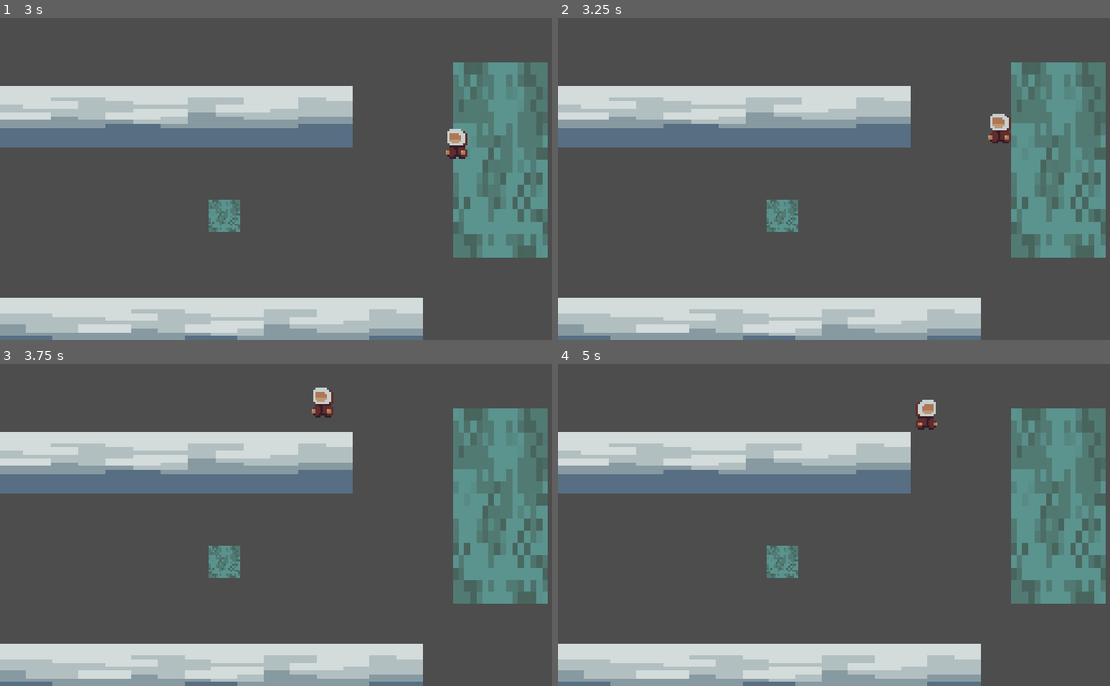
Above: before the commit, frames 1-4 (two rows, left to right).
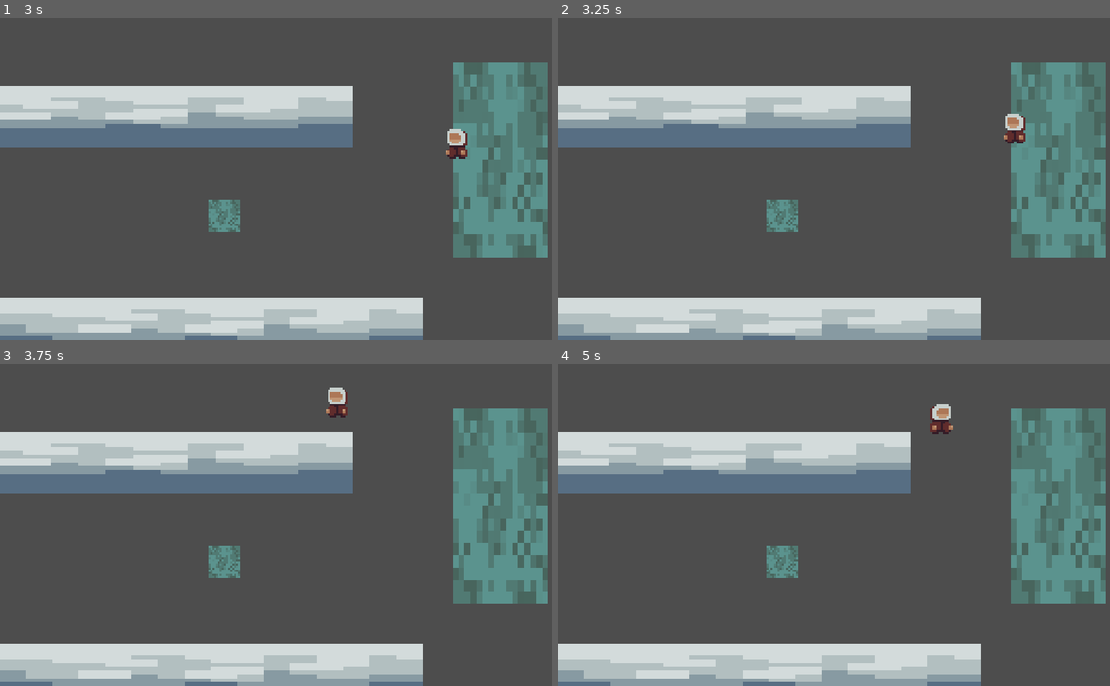
Above: after the commit, the same moments.

Repository: K1ktor/PlatformuwaAlePizdzi
Game: Godot game, scene res://Levels/level1.tscn
The game is run twice, just before and just after one commit, with the same random seed, the same clock (stepped at 60 frames per second) and the same inputs.
Inputs:
- Up to frame 1 (3 s): tap Enter at 0.5 s; hold Space (jump) 0.53-1.28 s; hold D (moveRight) 0.53-2.03 s; tap Space (jump) at 1.35, 1.52, 1.82, 2.85 s; hold Space (jump) 2.03-2.78 s; hold A (moveLeft) from 2.03 s (still down)
- Up to frame 2 (3.25 s): keep holding A (moveLeft); tap Space (jump) at 3.02 s
- Up to frame 3 (3.75 s): keep holding A (moveLeft); tap Space (jump) at 3.32 s; hold Space (jump) from 3.53 s (still down)
- Up to frame 4 (5 s): release A (moveLeft) at 4.28 s; release Space (jump) at 4.28 s; hold D (moveRight) from 4.28 s (still down); tap Space (jump) at 4.35, 4.52, 4.82 s

Frame 1 is identical in both runs. In frame 2, 0.5% of the frame differs, in the area x 77-85%, y 29-39%; in frame 3, 0.5%; in frame 4, 0.5%, in the area x 64-72%, y 11-22%.

Commit message:
stick your ass to the wall

Diff:
--- a/Frost Platform Game/Player.gd
+++ b/Frost Platform Game/Player.gd
@@ -46,8 +46,8 @@
 	pass
 
 func IsClimbColliderInsideArea(moveDir : Vector2):
+	# checking if you move is valid inside of climbable wall
 	var wall = wall_that_is_climbed_on
-	print("collision shape = ",  wall.CollisionShape.shape.size)
 	if (transform.origin.x - wall_collider.shape.size.x + moveDir.x < wall.transform.origin.x - 32 * wall.scale.x or
 		transform.origin.x + wall_collider.shape.size.x + moveDir.x > wall.transform.origin.x + 32 * wall.scale.x or
 		transform.origin.y - wall_collider.shape.size.y + moveDir.y < wall.transform.origin.y - 32 * wall.scale.y or
@@ -67,7 +67,7 @@
 		is_jumping = false
 
 	if (Input.is_action_just_pressed("jump") and can_climb_activate):
-		is_climbing = true
+		OnClimbWallEnter()
 		pass
 	if (coyote_jump_time > 0 and is_jumping == false and Input.is_action_pressed("jump")):
 		is_jumping = true
@@ -81,6 +81,20 @@
 	move_and_slide()
 	pass
 
+func OnClimbWallEnter():
+	is_climbing = true
+	# place to nearest possible wallclimb
+	if (IsClimbColliderInsideArea(Vector2.ZERO) == false):
+		if (transform.origin.x - wall_collider.shape.size.x < wall_that_is_climbed_on.transform.origin.x - 32 * wall_that_is_climbed_on.scale.x):
+			transform.origin.x = wall_that_is_climbed_on.transform.origin.x - 32 * wall_that_is_climbed_on.scale.x + wall_collider.shape.size.x
+		elif (transform.origin.x + wall_collider.shape.size.x > wall_that_is_climbed_on.transform.origin.x + 32 * wall_that_is_climbed_on.scale.x):
+			transform.origin.x = wall_that_is_climbed_on.transform.origin.x + 32 * wall_that_is_climbed_on.scale.x - wall_collider.shape.size.x
+		if (transform.origin.y - wall_collider.shape.size.y < wall_that_is_climbed_on.transform.origin.y - 32 * wall_that_is_climbed_on.scale.y):
+			transform.origin.y = wall_that_is_climbed_on.transform.origin.y - 32 * wall_that_is_climbed_on.scale.y + wall_collider.shape.size.y
+		elif (transform.origin.y + wall_collider.shape.size.y > wall_that_is_climbed_on.transform.origin.y + 32 * wall_that_is_climbed_on.scale.y):
+			transform.origin.y = wall_that_is_climbed_on.transform.origin.y + 32 * wall_that_is_climbed_on.scale.y - wall_collider.shape.size.y
+		pass
+
 func EnterClimbWall(climbWall: Climb_Wall):
 	wall_that_is_climbed_on = climbWall
 	can_climb_activate = true
